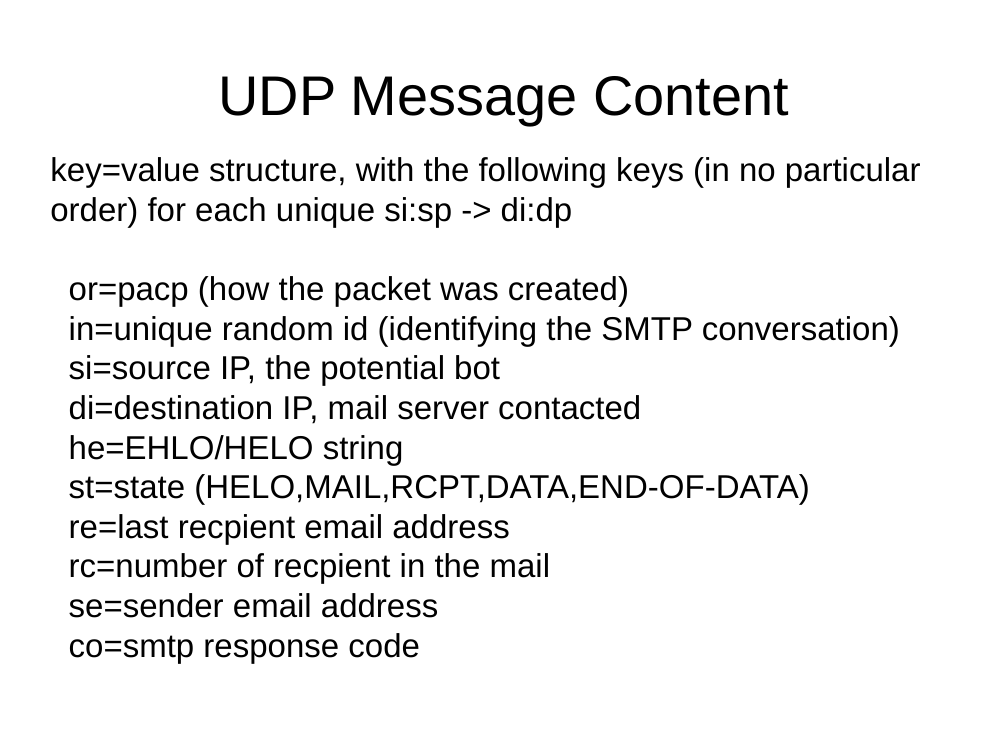
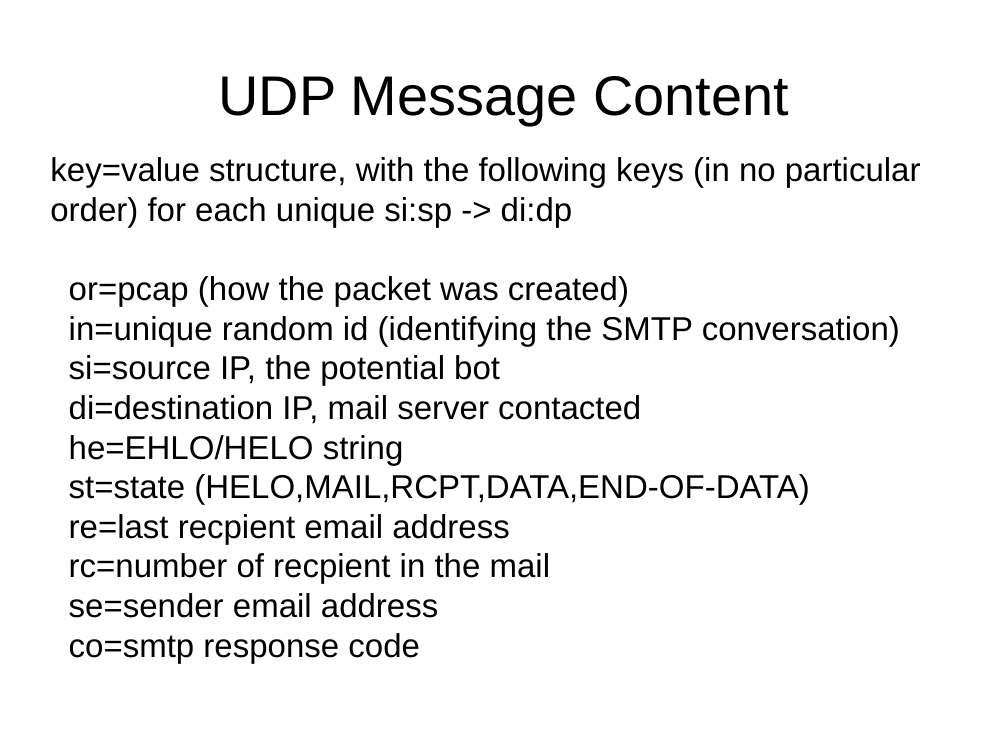
Before and after one commit to Exa-Networks/scavengerexa, a slide deck: slide 10 of presentation/uknof12.odp. Drawn at 1008x756 pixels with LibreOffice and Linux fonts; fonts in the diff are those of the drawing. Boxes give left, top, right and bottom in pixels: in the first picture for what was removed or moved away, otherwise in the second. Text is boxed around its words. In the diff, an @@ line names an element or a change of style, - is before the commit and + after.

```diff
--- a/presentation/uknof12.odp
+++ b/presentation/uknof12.odp
@@ subtitle at [69, 276, 629, 307]: text changed @@
-or=pacp (how the packet was created)
+or=pcap (how the packet was created)
```
Also in this commit, not shown: 3 other slides changed, 1 slide added.
